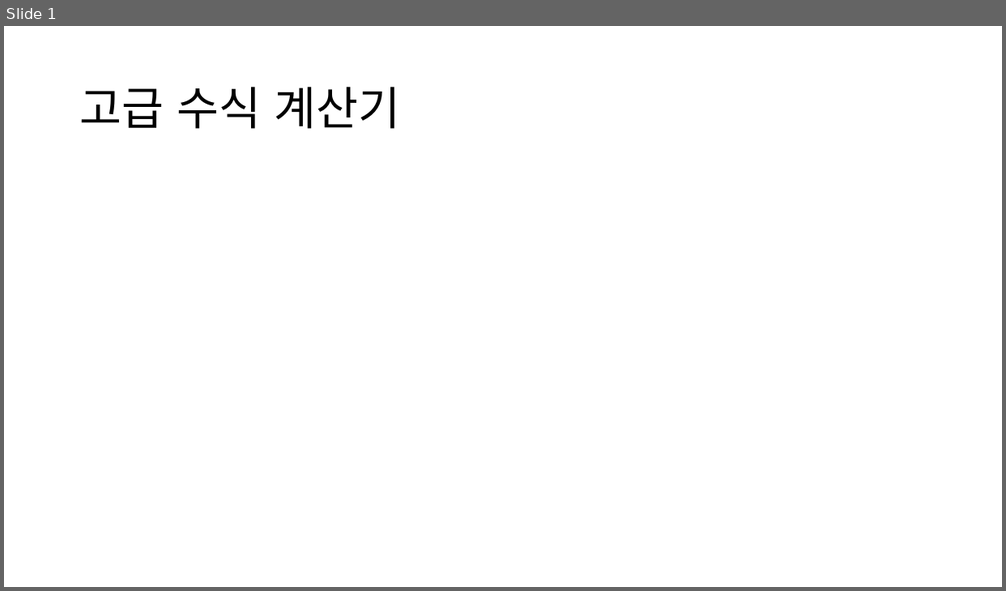
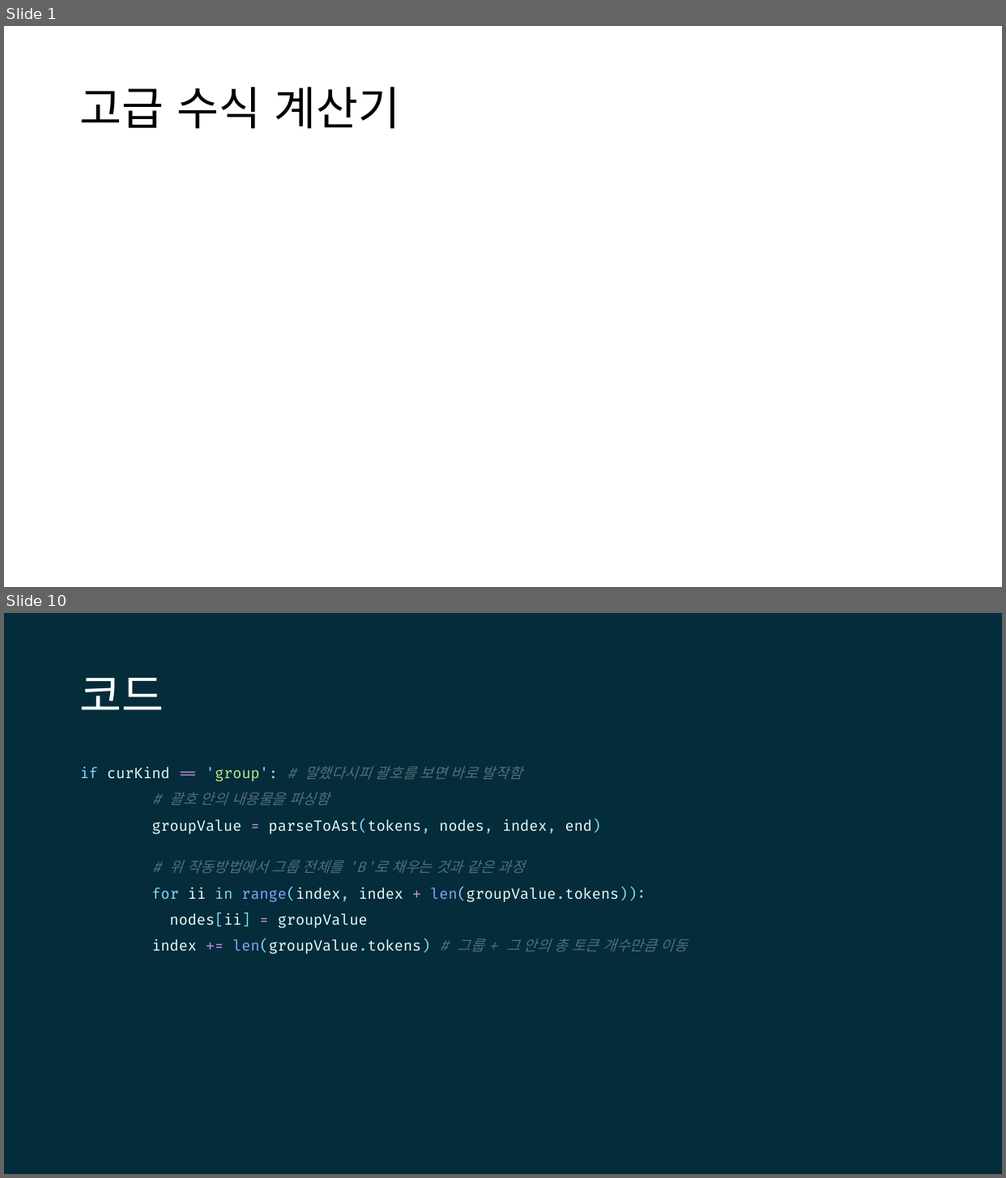
Before and after one commit to lhwdev/programming-lesson, a slide deck: comedu/application-dev/project/고급 수식 계산기.pptx. Shown one above the other, each under a label of ours: slide 1 before the commit, slides 1 and 10 after it; the slides between them are not shown. The pictures are 1006x591 and 1006x1178 pixels, drawn with LibreOffice and Linux fonts; fonts in the diff are those of the drawing; grey boxes stand for pictures. Boxes give left, top, right and bottom in pixels: in the first picture for what was removed or moved away, otherwise in the second. Text is boxed around its words. In the diff, an @@ line names an element or a change of style, - is before the commit and + after.

```diff
--- a/comedu/application-dev/project/고급 수식 계산기.pptx
+++ b/comedu/application-dev/project/고급 수식 계산기.pptx
@@ slide 10 added at [4, 613, 1002, 1174], background #042C3A @@
@@ title added at [80, 678, 164, 710], 44 pt, text #FFFFFF @@
+코드
@@ text added at [80, 766, 688, 954], 14 pt, text #EEFFFF @@
+if curKind == 'group': # 말했다시피 괄호를 보면 바로 발작함
+# 괄호 안의 내용물을 파싱함
+groupValue = parseToAst(tokens, nodes, index, end)
+# 위 작동방법에서 그룹 전체를 'B'로 채우는 것과 같은 과정
+for ii in range(index, index + len(groupValue.tokens)):
+nodes[ii] = groupValue
+index += len(groupValue.tokens) # 그룹 + 그 안의 총 토큰 개수만큼 이동
```
Also in this commit, not shown: 1 slide changed, 7 other slides added, 3 other files.
